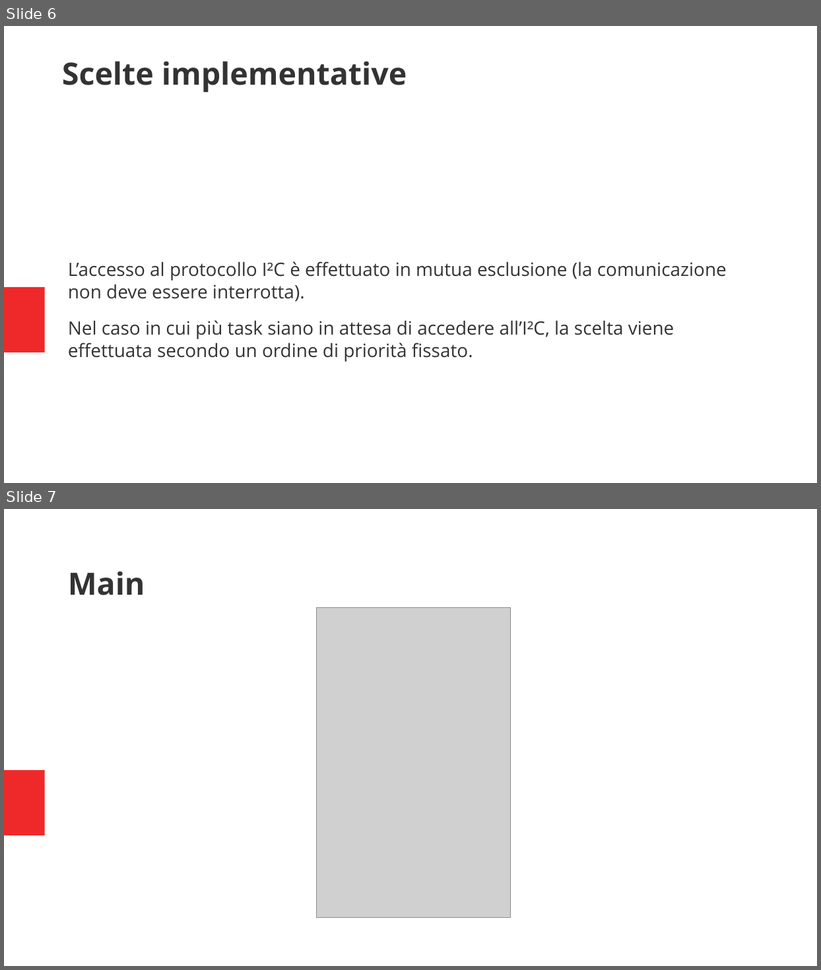
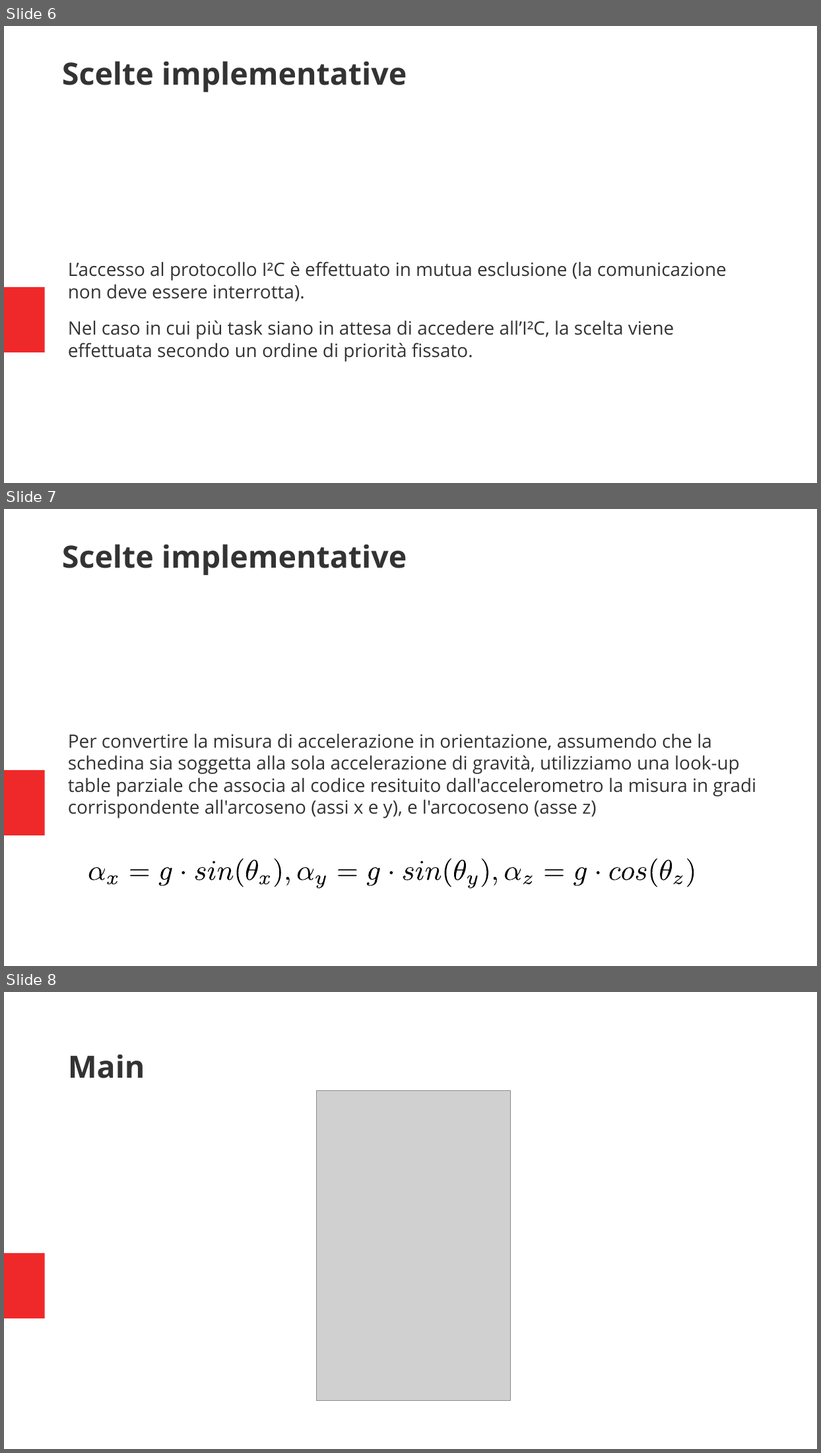
Before and after one commit to pbrenna/proj_embed, a slide deck: diagrammi/presentazione.odp. Shown one above the other, each under a label of ours: slides 6 and 7 before the commit, slides 6, 7 and 8 after it. The pictures are 821x970 and 821x1453 pixels, drawn with LibreOffice and Linux fonts; fonts in the diff are those of the drawing; grey boxes stand for pictures. Boxes give left, top, right and bottom in pixels: in the first picture for what was removed or moved away, otherwise in the second. Text is boxed around its words. In the diff, an @@ line names an element or a change of style, - is before the commit and + after.

```diff
--- a/diagrammi/presentazione.odp
+++ b/diagrammi/presentazione.odp
@@ slide 7 added at (x1=4, y1=509, x2=817, y2=966), background #FFFFFF; not listed: 1 template element that a slide beside it also shows @@
@@ title added at (x1=62, y1=544, x2=407, y2=575), 30 pt, text #333333, bold @@
+Scelte implementative
@@ text added at (x1=68, y1=733, x2=756, y2=819), 18 pt, text #333333 @@
+Per convertire la misura di accelerazione in orientazione, assumendo che la schedina sia soggetta alla sola accelerazione di gravità, utilizziamo una look-up table parziale che associa al codice resituito dall'accelerometro la misura in gradi corrispondente all'arcoseno (assi x e y), e l'arcocoseno (asse z)
@@ group added at (x1=88, y1=859, x2=697, y2=889): 39 freeform shapes @@
@@ what was slide 7 is now slide 8 @@
```
Also in this commit, not shown: 1 other file.
